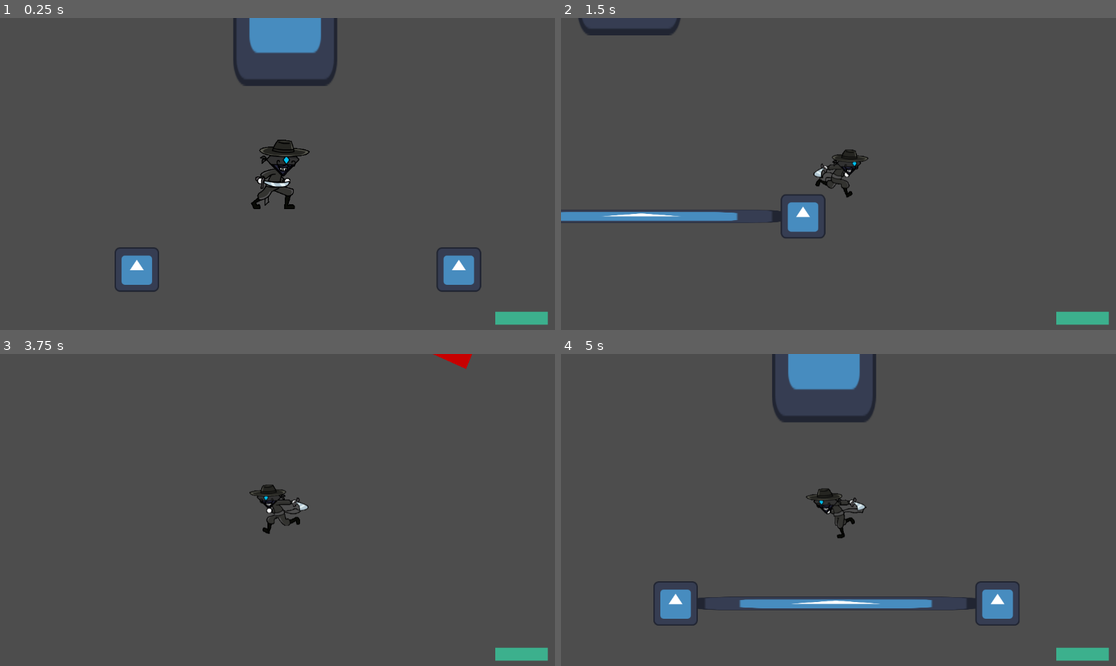
Above: before the commit, frames 1-4 (two rows, left to right).
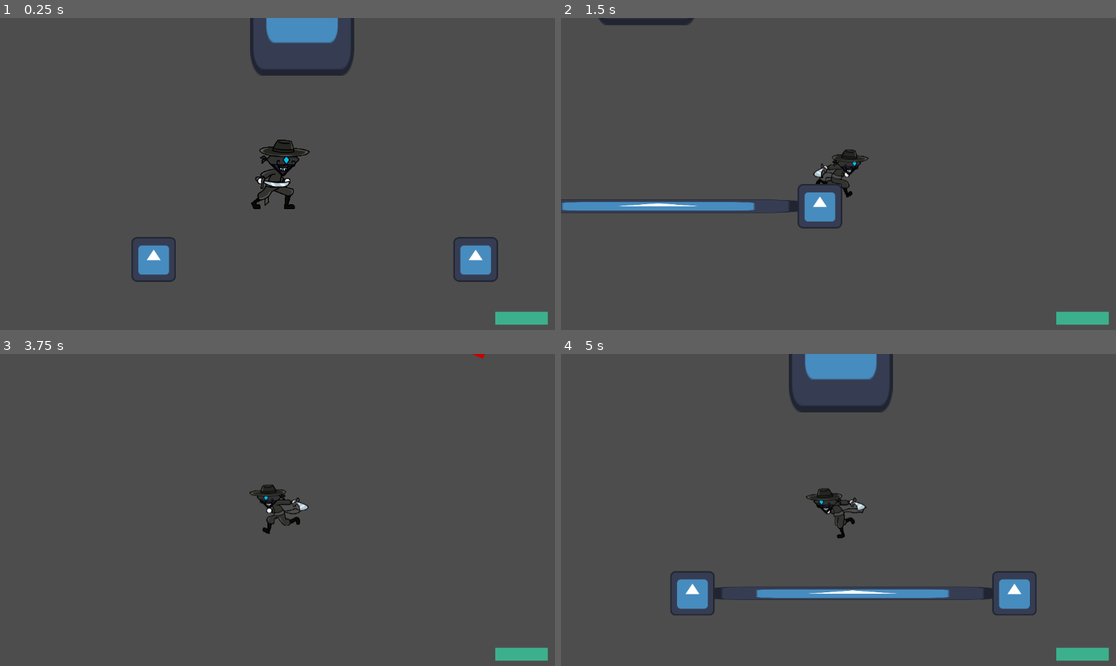
Above: after the commit, the same moments.

Repository: t0qen/gamejam-baudo
Game: Godot game, scene res://scenes/main_level.tscn
Two runs of this game, one before a commit and one after it. Both use one fixed random seed, a clock stepped at 60 frames per second and the inputs below. This scene is started directly instead of the project's main scene. The engine's default icon, where the game draws it, is replaced by a stand-in: a white triangle on a blue panel in a dark square.
Inputs:
- Up to frame 1 (0.25 s): no input
- Up to frame 2 (1.5 s): hold D (move_right) 0.53-1.28 s; tap E (attack) at 0.6, 1.35 s; hold S (move_down) from 1.28 s (still down)
- Up to frame 3 (3.75 s): release S (move_down) at 2.03 s; hold D (move_right) 2.03-2.78 s; tap Space (dash) at 2.1 s; tap E (attack) at 2.3, 2.85, 3.6 s; hold W (move_up) 2.78-3.53 s; hold A (move_left) from 3.53 s (still down)
- Up to frame 4 (5 s): keep holding A (move_left); tap Space (dash) at 4.35 s; tap E (attack) at 4.55 s

The runs differ from the first frame. In frame 1, 4.0% of the frame differs, in the area x 20-90%, y 0-88%; in frame 2, 3.9%; in frame 3, 0.2%; in frame 4, 6.3%, in the area x 16-86%, y 0-88%.

Commit message:
Added camera shakes accessible via everywhere with CameraManager.shake(),  added auto camera instanciate in player

Diff:
--- a/project.godot
+++ b/project.godot
@@ -18,6 +18,7 @@
 [autoload]
 
 global="*res://scripts/global.gd"
+CameraManager="*res://scripts/camera_manager.gd"
 
 [global_group]
 
--- /dev/null
+++ b/scenes/camera.tscn
@@ -0,0 +1,6 @@
+[gd_scene load_steps=2 format=3 uid="uid://d36vr4sdkrq5"]
+
+[ext_resource type="Script" uid="uid://ds72b2kpioft8" path="res://scripts/camera.gd" id="1_cvpoc"]
+
+[node name="camera" type="Camera2D"]
+script = ExtResource("1_cvpoc")
--- a/scenes/levels/level_1.tscn
+++ b/scenes/levels/level_1.tscn
@@ -1,6 +1,8 @@
-[gd_scene load_steps=2 format=3 uid="uid://xondpfojs2pb"]
+[gd_scene load_steps=4 format=3 uid="uid://xondpfojs2pb"]
 
 [ext_resource type="Script" uid="uid://gl58igbti3aw" path="res://scripts/levels/level_1.gd" id="1_ksju7"]
+[ext_resource type="PackedScene" uid="uid://c12f2067hvmtk" path="res://scenes/enemy.tscn" id="2_nsrm0"]
+[ext_resource type="PackedScene" uid="uid://cl71r21okvrwm" path="res://scenes/player_t0qen.tscn" id="3_x42e6"]
 
 [node name="level1" type="Node2D"]
 script = ExtResource("1_ksju7")
@@ -10,11 +12,22 @@
 offset_bottom = 23.0
 text = "NIVEAU 1"
 
-[node name="Camera2D" type="Camera2D" parent="."]
-position = Vector2(64, 72)
-
 [node name="switch" type="Timer" parent="."]
 wait_time = 5.0
 one_shot = true
 
+[node name="enemies" type="Node2D" parent="."]
+position = Vector2(328, -176)
+
+[node name="Enemy" parent="enemies" node_paths=PackedStringArray("player") instance=ExtResource("2_nsrm0")]
+scale = Vector2(-1, 1)
+player = NodePath("../../player")
+
+[node name="Enemy2" parent="enemies" node_paths=PackedStringArray("player") instance=ExtResource("2_nsrm0")]
+position = Vector2(-928, 0)
+player = NodePath("../../player")
+
+[node name="player" parent="." instance=ExtResource("3_x42e6")]
+position = Vector2(-272, 240)
+
 [connection signal="timeout" from="switch" to="." method="_on_switch_timeout"]
--- a/scenes/main_level.tscn
+++ b/scenes/main_level.tscn
@@ -1,9 +1,10 @@
-[gd_scene load_steps=5 format=3 uid="uid://djna2erauxmv3"]
+[gd_scene load_steps=6 format=3 uid="uid://djna2erauxmv3"]
 
 [ext_resource type="PackedScene" uid="uid://cl71r21okvrwm" path="res://scenes/player_t0qen.tscn" id="2_6we3w"]
 [ext_resource type="PackedScene" uid="uid://c12f2067hvmtk" path="res://scenes/enemy.tscn" id="2_ufxs0"]
 [ext_resource type="PackedScene" uid="uid://dhrswkm2pyd0k" path="res://scenes/boss.tscn" id="3_6we3w"]
 [ext_resource type="PackedScene" uid="uid://dw5bq2cwer3w4" path="res://scenes/laser.tscn" id="4_qmak7"]
+[ext_resource type="PackedScene" uid="uid://d36vr4sdkrq5" path="res://scenes/camera.tscn" id="5_8ra5a"]
 
 [node name="MainLevel" type="Node2D"]
 
@@ -37,8 +38,10 @@
 
 [node name="Player" parent="." node_paths=PackedStringArray("boss_node") instance=ExtResource("2_6we3w")]
 unique_name_in_owner = true
-position = Vector2(-370, 791)
+position = Vector2(-405, 812)
 boss_node = NodePath("../Boss")
+
+[node name="camera" parent="Player" instance=ExtResource("5_8ra5a")]
 
 [node name="Laser" parent="." instance=ExtResource("4_qmak7")]
 position = Vector2(-662, 984)
--- a/scenes/player_t0qen.tscn
+++ b/scenes/player_t0qen.tscn
@@ -157,8 +157,6 @@
 acceleration = 0.4
 dash_force = 2500
 
-[node name="camera" type="Camera2D" parent="."]
-
 [node name="hitbox" type="CollisionShape2D" parent="."]
 position = Vector2(0, 13)
 shape = SubResource("CapsuleShape2D_e3idn")
--- a/scripts/boss.gd
+++ b/scripts/boss.gd
@@ -47,7 +47,7 @@
 		await get_tree().create_timer(0.3).timeout
 
 		$Node2D.show()
-
+		CameraManager.shake(0.7, 1.5, Vector2(50, 50), 0.5)
 		is_attacking = true
 		attack_duration.start()
 
--- /dev/null
+++ b/scripts/camera.gd
@@ -0,0 +1,38 @@
+extends Camera2D
+
+# - SHAKE PARAMETERS
+@export var decay : float = 0.8 # Time it takes to reach 0% of trauma
+@export var max_offset : Vector2 = Vector2(100, 75) # Max hor/ver shake in pixels
+@export var max_roll : float = 0.1 # Maximum rotation in radians (use sparingly)
+var trauma : float = 0.0 # Current shake strength
+var trauma_power : int = 2 # Trauma exponent. Increase for more extreme shaking
+
+func _ready() -> void:
+	CameraManager.set_current_cam(self)
+	randomize() # Randomize the game seed
+
+func _process(delta : float) -> void:
+	if trauma: # If the camera is currently shaking
+		trauma = max(trauma - decay * delta, 0) # Decay the shake strength
+		shake() # Shake the camera
+
+# - SHAKE FUNCS
+func add_trauma(amount : float) -> void: ## The function to use for adding trauma (screen shake)
+	trauma = min(trauma + amount, 1.0) # Add the amount of trauma (capped at 1.0)
+
+func shake() -> void: ## This function is used to actually apply the shake to the camera
+	#? Set the camera's rotation and offset based on the shake strength
+	var amount = pow(trauma, trauma_power)
+	rotation = max_roll * amount * randf_range(-1, 1)
+	offset.x = max_offset.x * amount * randf_range(-1, 1)
+	offset.y = max_offset.y * amount * randf_range(-1, 1)
+
+func start_shake(trauma : float = 0.5, changed_decay : float = 0.8, changed_max_offset : Vector2 = Vector2(50, 50), changed_max_roll : float = 0.1) -> void:  # func that start a shake
+	# changed first parameters with func parameters
+	decay = changed_decay
+	max_offset = changed_max_offset
+	max_roll = changed_max_roll
+	add_trauma(trauma) # finally start the shake
+
+func reset_trauma():
+	trauma = 0
--- /dev/null
+++ b/scripts/camera_manager.gd
@@ -0,0 +1,9 @@
+extends Node
+
+var current_cam = null
+
+func set_current_cam(cam):
+	current_cam = cam
+
+func shake(trauma : float = 0.5, changed_decay : float = 0.8, changed_max_offset : Vector2 = Vector2(50, 50), changed_max_roll : float = 0.1):
+	current_cam.start_shake(trauma, changed_decay, changed_max_offset, changed_max_roll)
--- a/scripts/player_t0qen.gd
+++ b/scripts/player_t0qen.gd
@@ -1,6 +1,9 @@
 extends CharacterBody2D
 
 # /* VARIABLES */
+@export var will_instanciate_cam : bool = true
+var cam = preload("res://scenes/camera.tscn")
+
 # TIMERS
 @onready var dash_duration_timer: Timer = $timers/dash_duration
 @onready var dash_delay_timer: Timer = $timers/dash_delay
@@ -44,6 +47,11 @@
 
 # MAIN
 func _ready() -> void:
+	if will_instanciate_cam:
+		var current_cam = cam.instantiate()
+		add_child(current_cam)
+		current_cam.global_position = global_position
+
 	# Setup health ui
 	health_bar.max_value = HEALTH
 	health_bar.value = HEALTH
Not shown, added: scripts/camera.gd.uid
Not shown, added: scripts/camera_manager.gd.uid
